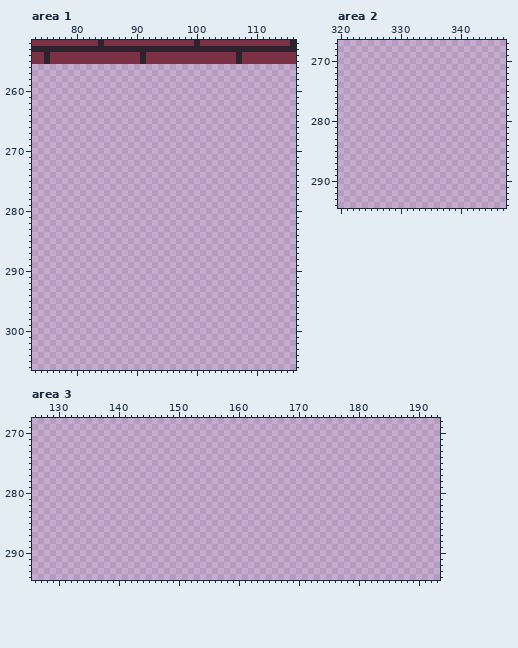
Pixel-art file -- res/textures/textures.aseprite. Above is the file before it was changed.
512x512 pixels, 1 frame. Pixels under 10% opacity are left out. Colours within 5 levels of each other are drawn and written as one. Shown: area 1: x 73..116, y 252..306; area 2: x 320..347, y 267..294; area 3: x 126..193, y 268..294. The commit also changed other parts of the picture, which this record leaves out.
After the commit:
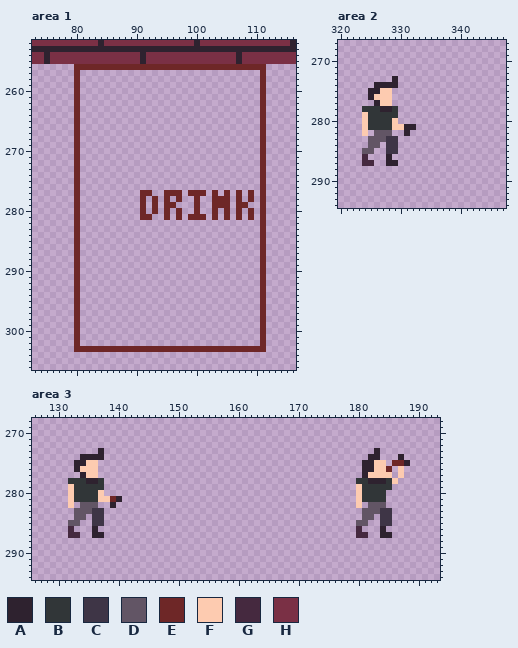
Palette (. is transparent): A #2e222f  B #313638  C #3e3546  D #625565  E #6e2727  F #fdcbb0  G #45293f  H #7a3045
From old to new:
Area 1, layer "Layer 1":
Colour E is added in row 256 at x 80 to 111; in rows 257 to 276 at x 80 and 111; in row 277 at x 80, 91 to 92, 95 to 97, 99 to 101, 103, 105, 107, 109 and 111; in row 278 at x 80, 91, 93, 95, 97, 100, 103 to 105, 107, 109 and 111; in row 279 at x 80, 91, 93, 95 to 96, 100, 103 to 105, 107 to 108 and 111; in row 280 at x 80, 91, 93, 95, 97, 100, 103, 105, 107, 109 and 111.
Colour E is added in row 281 at x 80, 91 to 92, 95, 97, 99 to 101, 103, 105, 107, 109 and 111; in rows 282 to 302 at x 80 and 111; in row 303 at x 80 to 111.
Area 2, layer "Layer 1":
Colour A is added in row 273 at x 329; in row 274 at x 326 to 329; in row 275 at x 325 to 326; in row 276 at x 325; in row 277 at x 326; in row 278 at x 327 to 328.
Colour A is added in row 281 at x 331 to 332; in row 282 at x 331; in row 286 at x 328; in row 287 at x 328 to 329.
Colour B is added in row 278 at x 324 to 326 and 329; in row 279 at x 325 to 329; in rows 280 to 281 at x 325 to 328.
Colour C is added in rows 283 to 285 at x 328 to 329.
Colour D is added in row 282 at x 326 to 328; in row 283 at x 325 to 327; in row 284 at x 325 to 326; in row 285 at x 324 to 325.
Colour F is added in row 275 at x 327 to 328; in row 276 at x 326 to 328; in row 277 at x 327 to 328; in row 279 at x 324; in row 280 at x 324 and 329; in row 281 at x 324 and 329 to 330.
Colour F is added in row 282 at x 324.
Colour G is added in row 286 at x 324; in row 287 at x 324 to 325.
Area 3, layer "Layer 1":
Colour A is added in row 273 at x 137 and 183; in row 274 at x 134 to 137, 182 to 183 and 187; in row 275 at x 133 to 134, 181 to 182 and 188; in row 276 at x 133 and 181 to 182; in row 277 at x 134 and 181; in row 278 at x 135 to 136 and 182 to 184.
Colour A is added in row 281 at x 140; in row 282 at x 139; in row 286 at x 136 and 184; in row 287 at x 136 to 137 and 184 to 185.
Colour B is added in row 278 at x 132 to 134, 137, 180 to 181 and 185; in row 279 at x 133 to 137 and 181 to 185; in rows 280 to 281 at x 133 to 136 and 181 to 184.
Colour C is added in rows 283 to 285 at x 136 to 137 and 184 to 185.
Colour D is added in row 282 at x 134 to 136 and 182 to 184; in row 283 at x 133 to 135 and 181 to 183; in row 284 at x 133 to 134 and 181 to 182; in row 285 at x 132 to 133 and 180 to 181.
Colour E is added in row 275 at x 186 to 187; in row 276 at x 185; in row 281 at x 139.
Colour F is added in row 275 at x 135 to 136 and 183 to 184; in row 276 at x 134 to 136, 183 to 184 and 187; in row 277 at x 135 to 136, 182 to 185 and 187; in row 278 at x 186; in row 279 at x 132 and 180; in row 280 at x 132, 137 and 180.
Colour F is added in row 281 at x 132, 137 to 138 and 180; in row 282 at x 132 and 180.
Colour G is added in row 286 at x 132 and 180; in row 287 at x 132 to 133 and 180 to 181.
